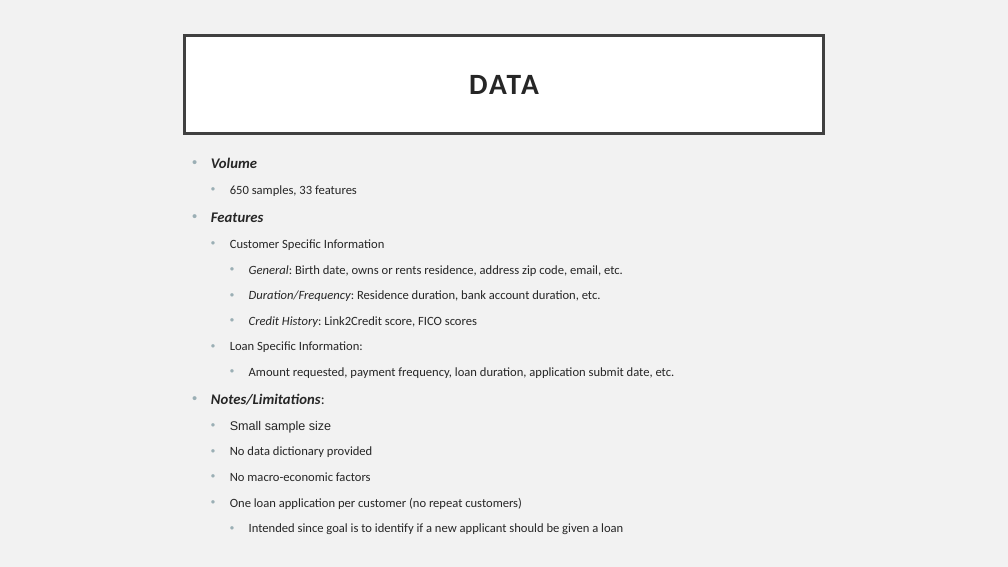
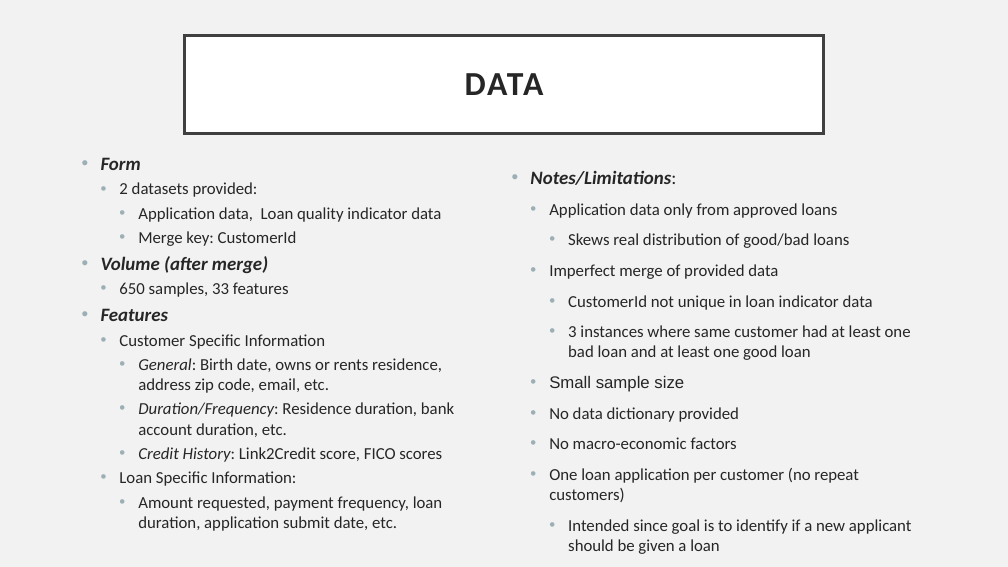
Before and after one commit to jaredandrews97/Sample-Project-BlastPoint, a slide deck: slide 4 of report/Blastpoint Presentation.pptx. Drawn at 1008x567 pixels with LibreOffice and Linux fonts; fonts in the diff are those of the drawing. Boxes give left, top, right and bottom in pixels: in the first picture for what was removed or moved away, otherwise in the second. Text is boxed around its words. In the diff, an @@ line names an element or a change of style, - is before the commit and + after.

```diff
--- a/report/Blastpoint Presentation.pptx
+++ b/report/Blastpoint Presentation.pptx
@@ title "DATA" at box(185, 36, 823, 134): size 28 to 32 pt @@
@@ text "Form": place and size @@
-text "Form" at box(211, 157, 675, 534)
+text "Form" at box(101, 157, 454, 531)
@@ text at box(101, 157, 441, 273): text changed; size 14 to 16 pt; bold off; italic off @@
-• Volume
+• Form
+  • 2 datasets provided:
+    • Application data, Loan quality indicator data
+    • Merge key: CustomerId
+• Volume (after merge)
@@ text added at box(530, 171, 911, 554), 16 pt, text #262626 @@
+• Notes/Limitations:
+  • Application data only from approved loans
+    • Skews real distribution of good/bad loans
+  • Imperfect merge of provided data
+    • CustomerId not unique in loan indicator data
+    • 3 instances where same customer had at least one bad loan and at least one good loan
+  • Small sample size
+  • No data dictionary provided
+  • No macro-economic factors
+  • One loan application per customer (no repeat customers)
+    • Intended since goal is to identify if a new applicant should be given a loan
@@ text at box(101, 282, 454, 531): size 12 to 16 pt in "650 samples, 33 features", "Customer Specific Information", "General: Birth date, owns or rents residence, ...", "Duration/Frequency: Residence duration, bank account duratio ..." and 3 more places; size 14 to 18 pt in "Features"; less space between paragraphs @@
@@ text at box(211, 393, 623, 534): paragraphs removed @@
-• Notes/Limitations:
-  • Small sample size
-  • No data dictionary provided
-  • No macro-economic factors
-  • One loan application per customer (no repeat customers)
-    • Intended since goal is to identify if a new applicant should be given a loan
```
Also in this commit, not shown: 13 other slides changed, 4 slides added, 1 slide removed, 2 other files.
